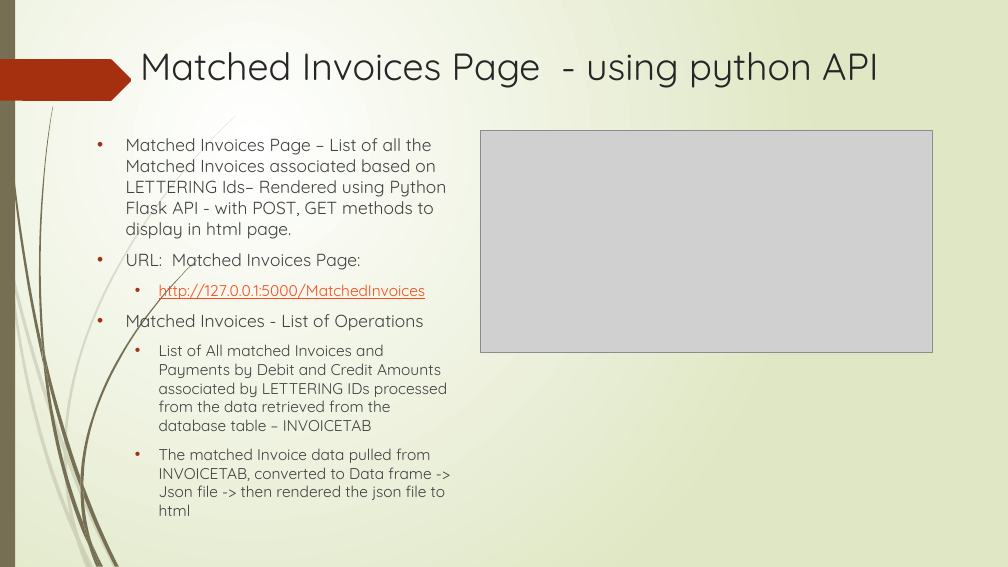
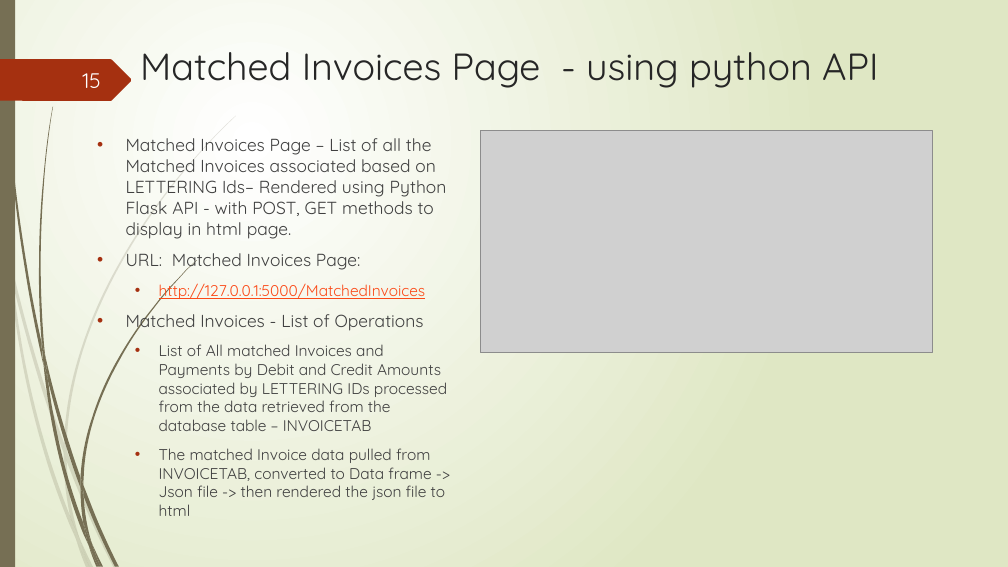
Before and after one commit to sureshcs0524/PythonProjects, a slide deck: slide 15 of Invoice Matching Application .pptx. Drawn at 1008x567 pixels with LibreOffice and Linux fonts; fonts in the diff are those of the drawing; grey boxes stand for pictures. Boxes give left, top, right and bottom in pixels: in the first picture for what was removed or moved away, otherwise in the second. Text is boxed around its words. In the diff, an @@ line names an element or a change of style, - is before the commit and + after.

```diff
--- a/Invoice Matching Application .pptx
+++ b/Invoice Matching Application .pptx
@@ page number added at [82, 73, 101, 88], 20 pt, text #FEFFFF @@
+15
```
Also in this commit, not shown: 19 other slides changed, 1 other file.
